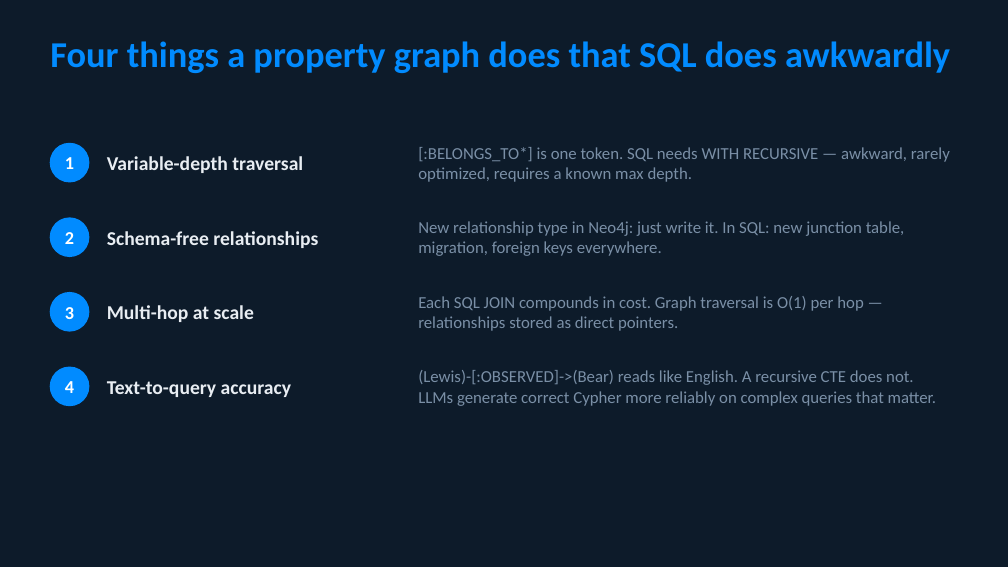
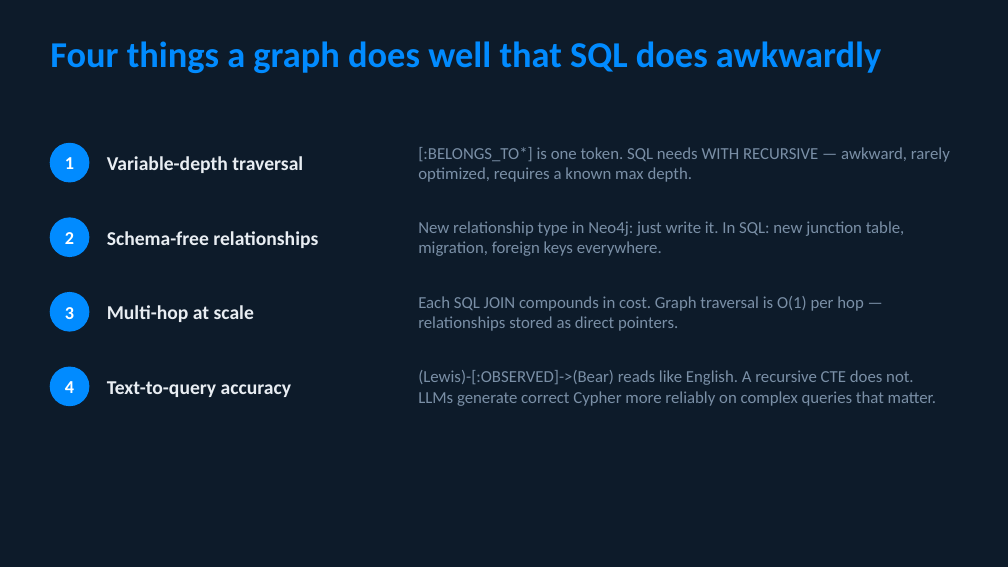
Before and after one commit to smithna/corps-of-discovery-graph-rag, a slide deck: slide 15 of docs/rag_relationship_problem.pptx. Drawn at 1008x567 pixels with LibreOffice and Linux fonts; fonts in the diff are those of the drawing. Boxes give left, top, right and bottom in pixels: in the first picture for what was removed or moved away, otherwise in the second. Text is boxed around its words. In the diff, an @@ line names an element or a change of style, - is before the commit and + after.

```diff
--- a/docs/rag_relationship_problem.pptx
+++ b/docs/rag_relationship_problem.pptx
@@ text at (50, 41, 881, 73): text changed @@
-Four things a property graph does that SQL does awkwardly
+Four things a graph does well that SQL does awkwardly
```
Also in this commit, not shown: 2 other files.
